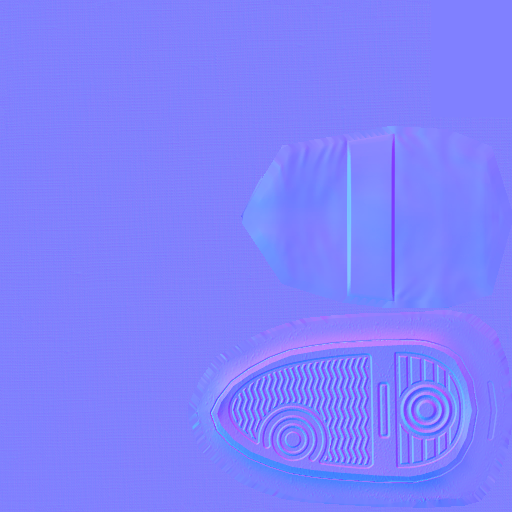
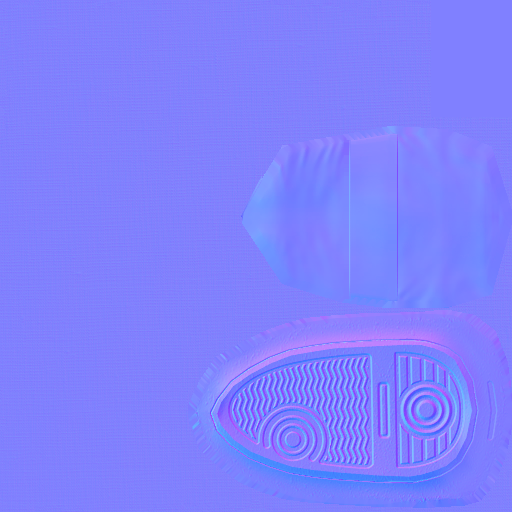
Layer changes from the first (512, 512) image to the second:
painted on "ShoesNorm.png" over [345, 134, 398, 301]
